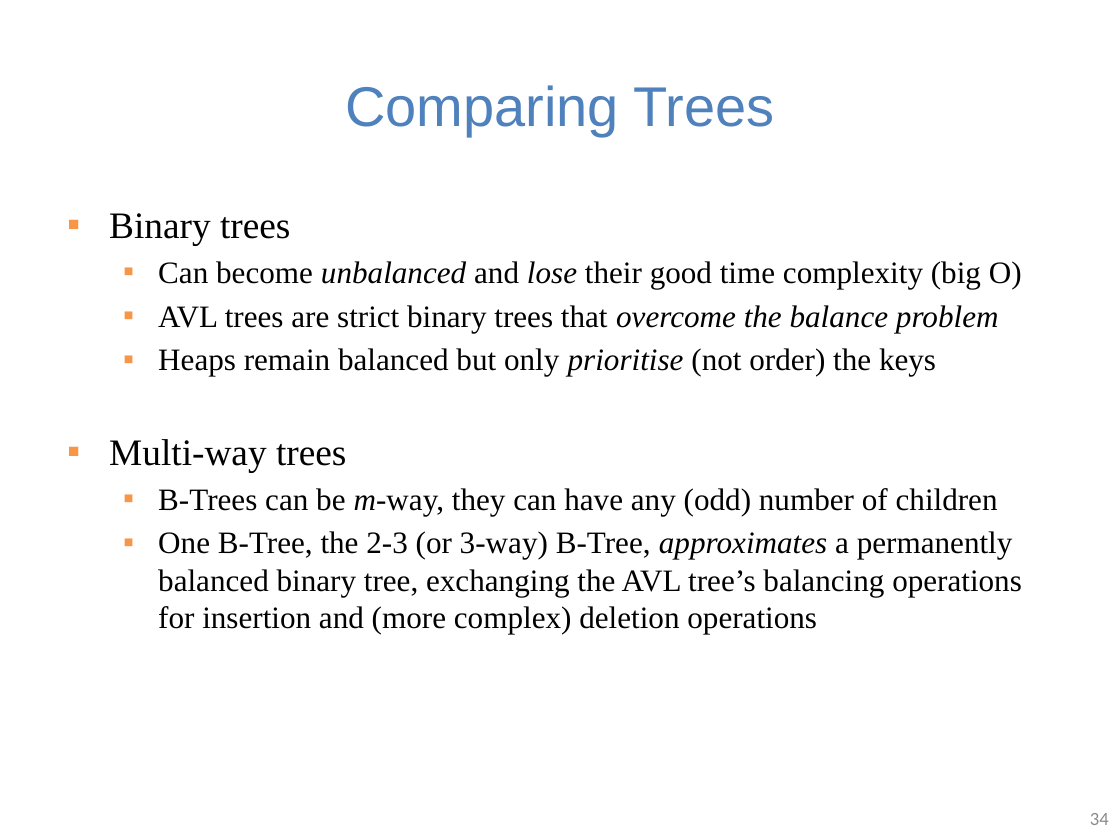
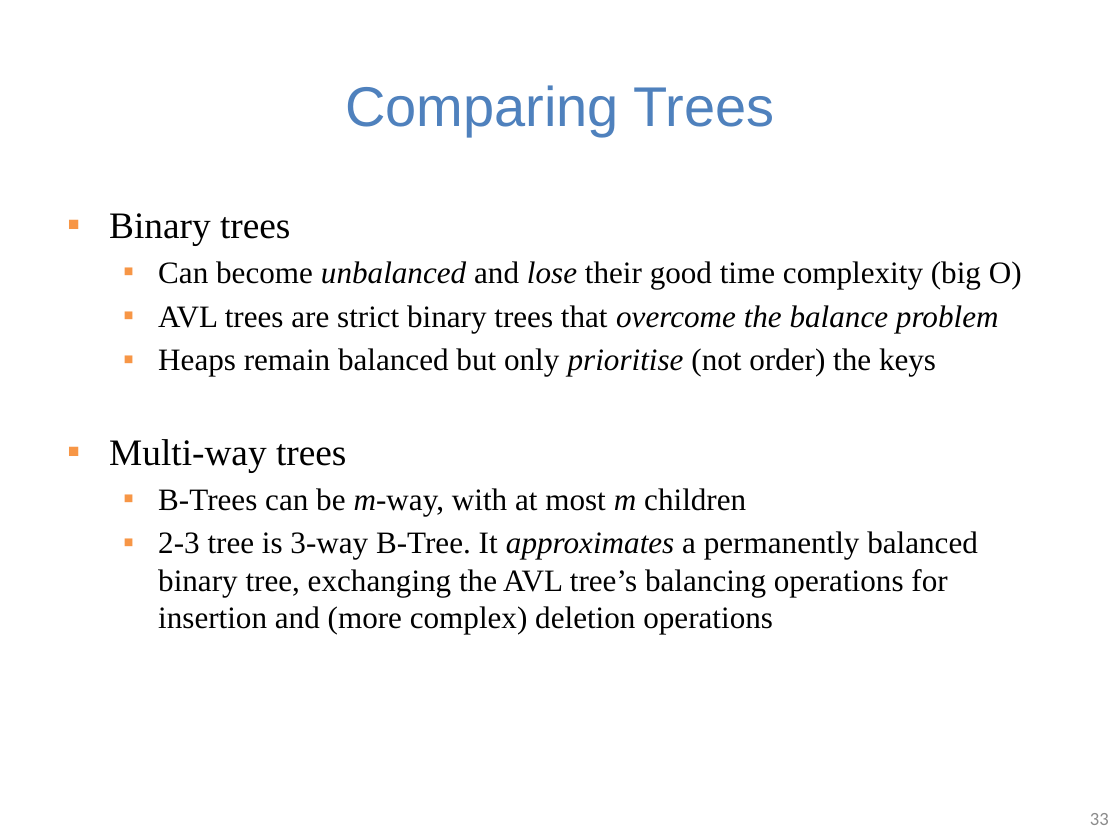
Before and after one commit to guhofstra/CSC111Fa25, a slide deck: slide 33 of PPTs/Lecture 10-2-3 trees B trees.pptx (slide 34 before the commit). Drawn at 1120x840 pixels with LibreOffice and Linux fonts; fonts in the diff are those of the drawing. Boxes give left, top, right and bottom in pixels: in the first picture for what was removed or moved away, otherwise in the second. Text is boxed around its words. In the diff, an @@ line names an element or a change of style, - is before the commit and + after.

```diff
--- a/PPTs/Lecture 10-2-3 trees B trees.pptx
+++ b/PPTs/Lecture 10-2-3 trees B trees.pptx
@@ text at <box>158,488,978,634</box>: text changed @@
-  ▪ B-Trees can be m-way, they can have any (odd) number of children
-  ▪ One B-Tree, the 2-3 (or 3-way) B-Tree, approximates a permanently balanced binary tree, exchanging the AVL tree’s balancing operations for insertion and (more complex) deletion operations
+  ▪ B-Trees can be m-way, with at most m children
+  ▪ 2-3 tree is 3-way B-Tree. It approximates a permanently balanced binary tree, exchanging the AVL tree’s balancing operations for insertion and (more complex) deletion operations
@@ page number at <box>1090,813,1109,825</box>: text changed @@
-34
+33
```
Also in this commit, not shown: 9 other slides changed, 3 slides removed, 1 other file.
